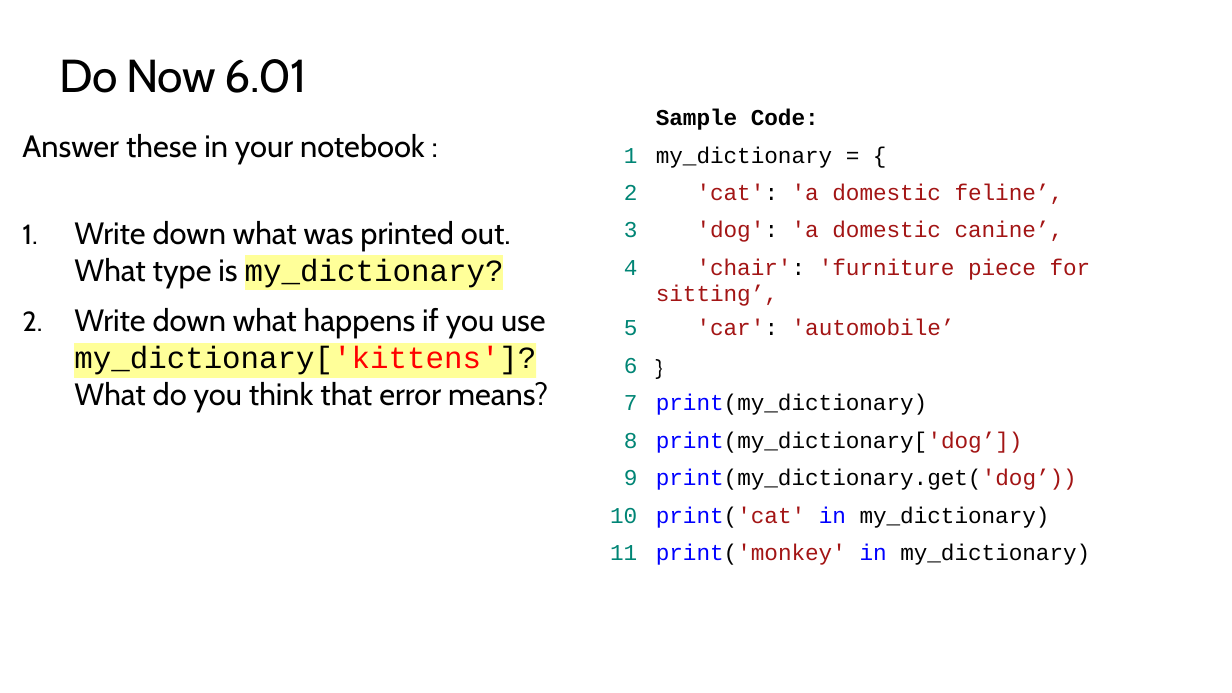
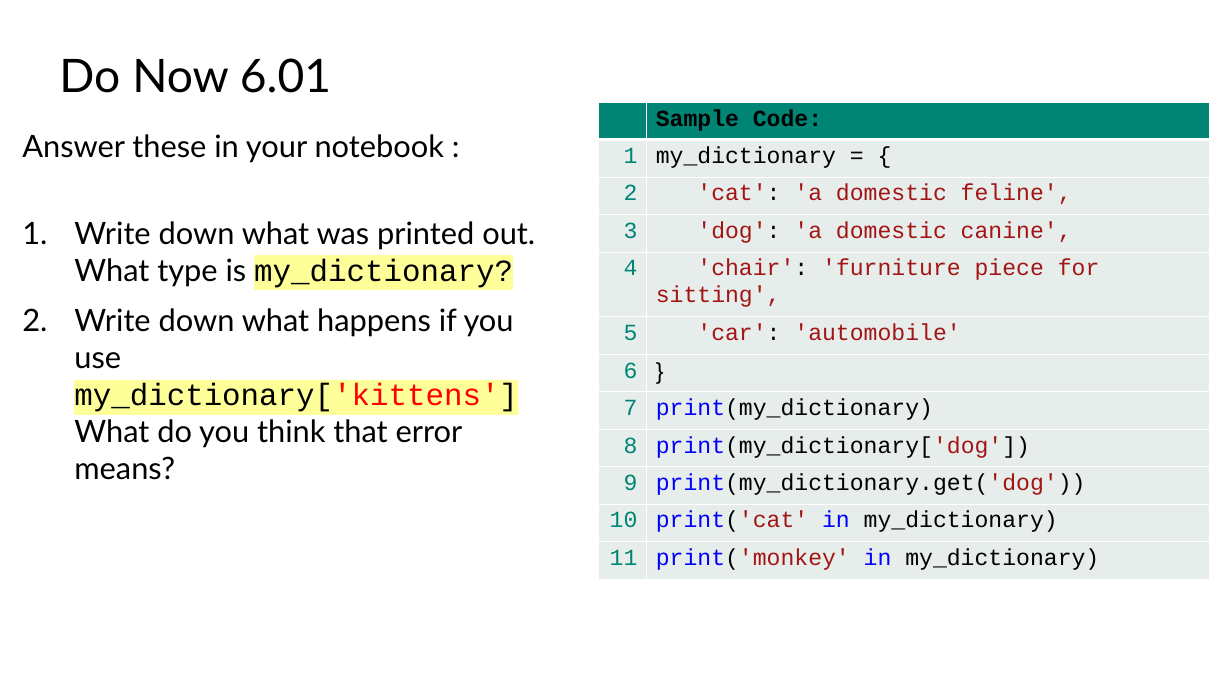
Before and after one commit to TEALSK12/2nd-semester-introduction-to-computer-science, a slide deck: slide 4 of units/6_unit/slidedecks/Intro Python 6.01 TEALS.pptx. Drawn at 1232x693 pixels with LibreOffice and Linux fonts; fonts in the diff are those of the drawing; background and template pictures are left out. Boxes give left, top, right and bottom in pixels: in the first picture for what was removed or moved away, otherwise in the second. Text is boxed around its words. In the diff, an @@ line names an element or a change of style, - is before the commit and + after.

```diff
--- a/units/6_unit/slidedecks/Intro Python 6.01 TEALS.pptx
+++ b/units/6_unit/slidedecks/Intro Python 6.01 TEALS.pptx
@@ title "Do Now 6.01" at bbox=[59, 58, 331, 93]: font Cabin to Lato, letter spacing -0.5 to 0 pt @@
@@ table at bbox=[599, 103, 1210, 574] @@
-row 3, column 2: 'cat': 'a domestic feline’,
+row 3, column 2: 'cat': 'a domestic feline',
-row 4, column 2: 'dog': 'a domestic canine’,
+row 4, column 2: 'dog': 'a domestic canine',
-row 5, column 2: 'chair': 'furniture piece for sitting’,
+row 5, column 2: 'chair': 'furniture piece for sitting',
-row 6, column 2: 'car': 'automobile’
+row 6, column 2: 'car': 'automobile'
-row 9, column 2: print(my_dictionary['dog’])
+row 9, column 2: print(my_dictionary['dog'])
-row 10, column 2: print(my_dictionary.get('dog’))
+row 10, column 2: print(my_dictionary.get('dog'))
@@ fill none to #008575 in row 1 @@
@@ fill none to #E6EDEB in 22 cells @@
@@ size 17.6 to 18 pt in "Sample Code:", "1", "my_dictionary = {", "2" and 13 more places @@
@@ font Cabin to Arial in "}" @@
@@ text at bbox=[22, 134, 535, 288]: font Cabin to Lato in "Answer these in your notebook :", "Write down what was printed out. What ..."; less space between paragraphs @@
@@ text at bbox=[74, 308, 518, 480]: text changed; font Cabin to Lato @@
-2. Write down what happens if you use my_dictionary['kittens']? What do you think that error means?
+2. Write down what happens if you use my_dictionary['kittens'] What do you think that error means?
```
Also in this commit, not shown: 9 other slides changed, 21 other files.
